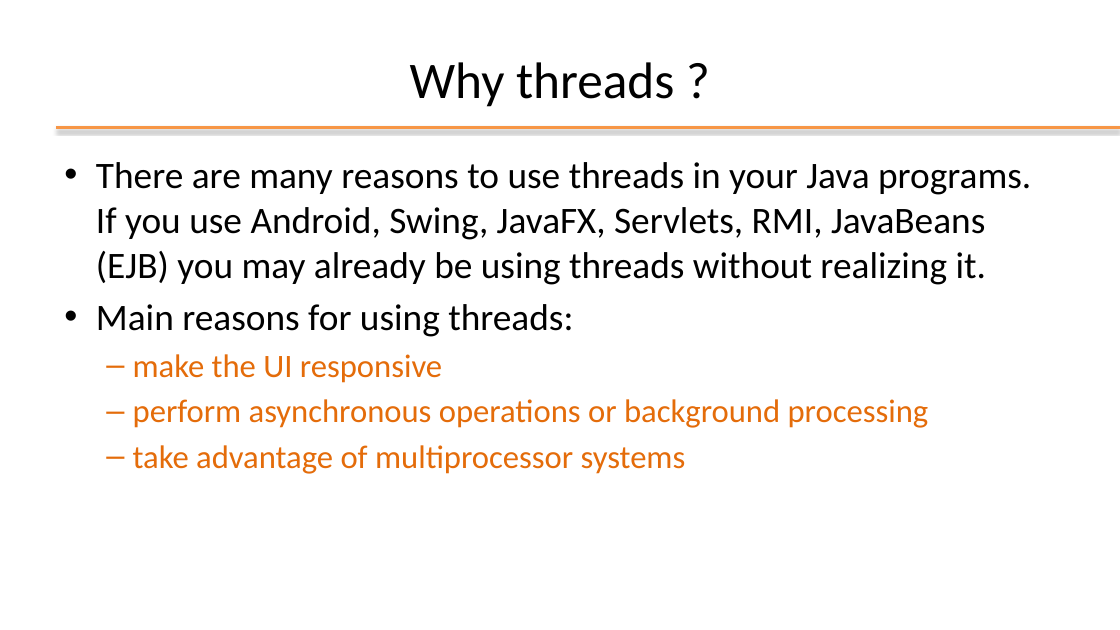
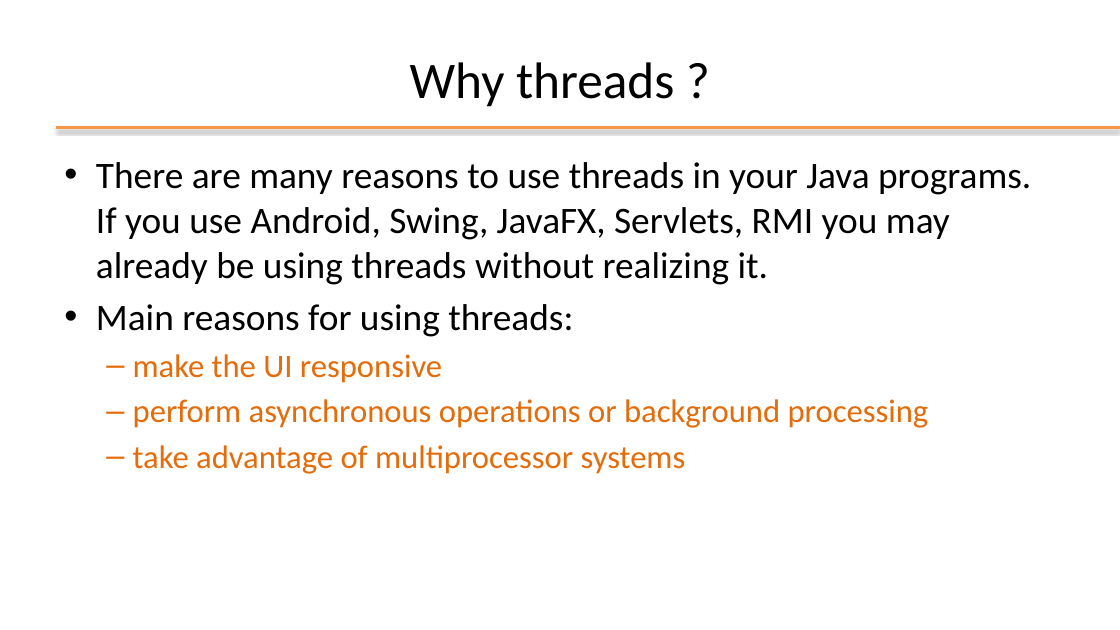
Before and after one commit to plctechnician/ooprogramming, a slide deck: slide 6 of java/slides/ppt/08 - Java Multi-Threading.pptx. Drawn at 1120x630 pixels with LibreOffice and Linux fonts; fonts in the diff are those of the drawing; background and template pictures are left out. Boxes give left, top, right and bottom in pixels: in the first picture for what was removed or moved away, otherwise in the second. Text is boxed around its words. In the diff, an @@ line names an element or a change of style, - is before the commit and + after.

```diff
--- a/java/slides/ppt/08 - Java Multi-Threading.pptx
+++ b/java/slides/ppt/08 - Java Multi-Threading.pptx
@@ text at <box>96,162,1031,285</box>: text changed @@
-• There are many reasons to use threads in your Java programs. If you use Android, Swing, JavaFX, Servlets, RMI, JavaBeans (EJB) you may already be using threads without realizing it.
+• There are many reasons to use threads in your Java programs. If you use Android, Swing, JavaFX, Servlets, RMI you may already be using threads without realizing it.
```
Also in this commit, not shown: 10 other slides changed, 1 slide added, 2 slides removed, 6 other files.
